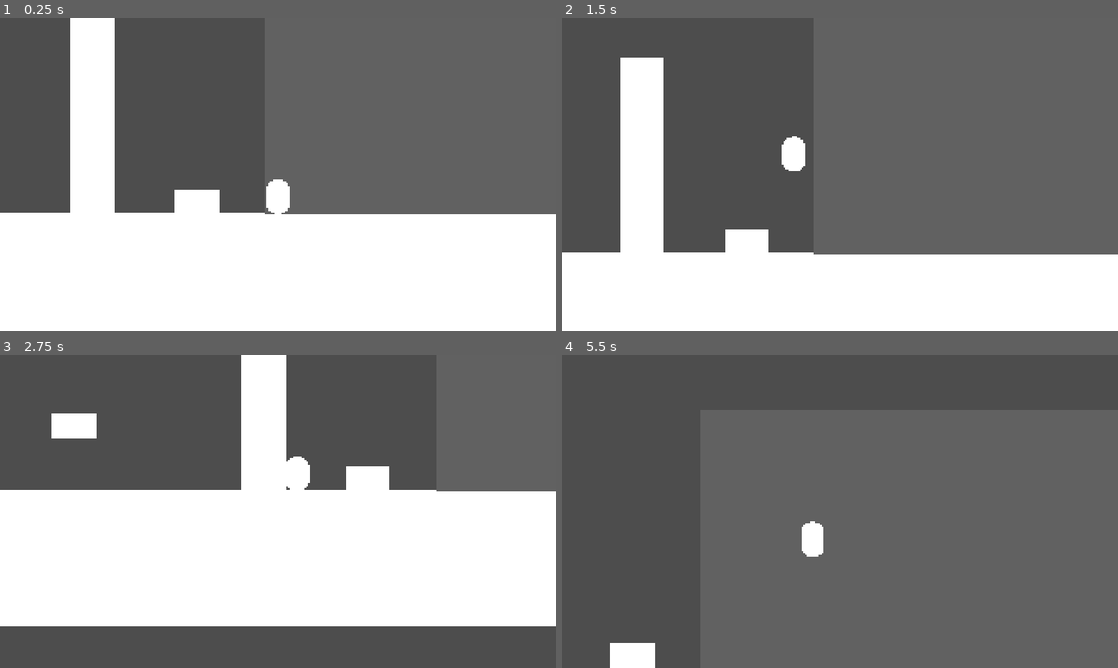
Above: before the commit, frames 1-4 (two rows, left to right).
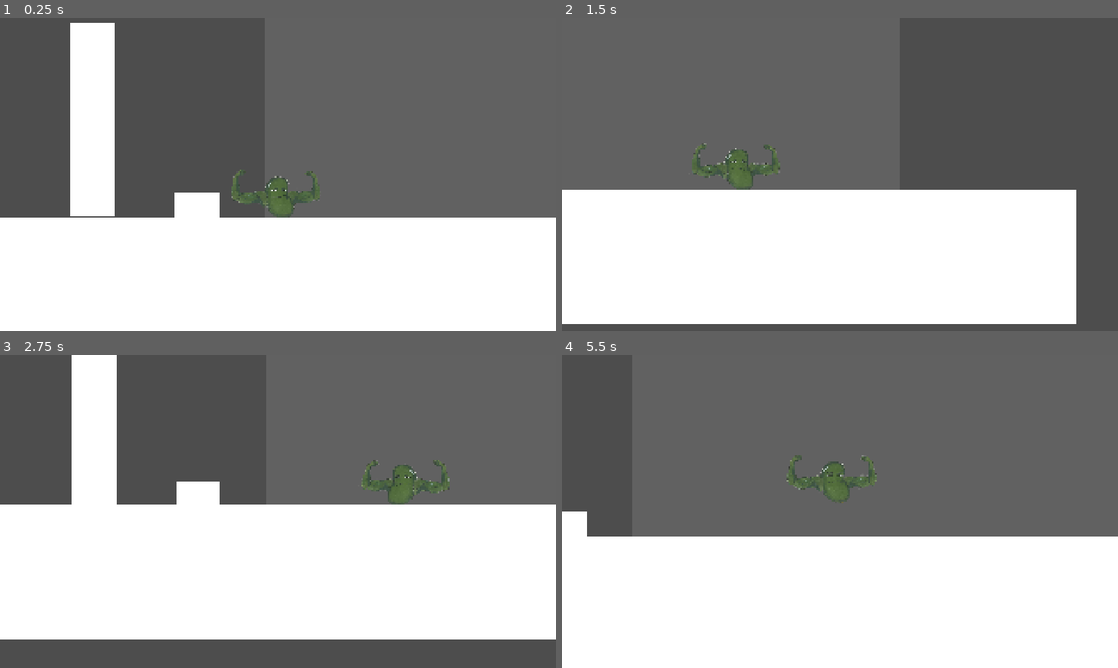
Above: after the commit, the same moments.

Repository: saifchima1/stupid-game
Game: Godot game, scene res://scenes/main.tscn
The game is run twice, just before and just after one commit, with the same random seed, the same clock (stepped at 60 frames per second) and the same inputs.
Inputs:
- Up to frame 1 (0.25 s): no input
- Up to frame 2 (1.5 s): tap Enter at 0.5 s; hold Space (jump) 0.53-1.28 s; hold D (right) from 0.53 s (still down); tap Tab (sprint) at 0.6 s; tap Space (jump) at 1.35 s
- Up to frame 3 (2.75 s): tap Space (jump) at 1.52, 1.82 s; tap Tab (sprint) at 1.55 s; release D (right) at 2.03 s; hold A (left) from 2.03 s (still down); hold Space (jump) from 2.03 s (still down); tap Shift (dash) at 2.1 s
- Up to frame 4 (5.5 s): release A (left) at 2.78 s; release Space (jump) at 2.78 s; hold D (right) 2.78-4.28 s; tap E (slow mo) at 2.85 s; tap Space (jump) at 3.02, 3.32, 4.52, 4.82 s; tap Tab (sprint) at 3.05, 3.6, 4.35 s; hold Space (jump) 3.53-4.28 s; hold A (left) 4.28-5.03 s; hold D (right) from 5.03 s (still down); hold Space (jump) from 5.03 s (still down)

The runs differ from the first frame. In frame 1, 2.2% of the frame differs, in the area x 0-100%, y 0-64%; in frame 2, 25%; in frame 3, 17%; in frame 4, 43%, in the area x 0-100%, y 32-100%.

Commit message:
started animating yay

Diff:
--- a/scenes/player.tscn
+++ b/scenes/player.tscn
@@ -1,38 +1,369 @@
 [gd_scene format=3 uid="uid://ewdentlanus4"]
 
 [ext_resource type="Script" uid="uid://dip5n4jrvo34p" path="res://scripts/player_main.gd" id="1_3vyb7"]
+[ext_resource type="Texture2D" uid="uid://c5ctmvpxi1kwf" path="res://images/body.png" id="2_g2els"]
+[ext_resource type="Texture2D" uid="uid://c1d6jcfy2yye5" path="res://images/arm.png" id="3_dqkch"]
+[ext_resource type="Texture2D" uid="uid://bswexvosnixv5" path="res://images/hand.png" id="4_qlg0r"]
+
+[sub_resource type="Animation" id="Animation_qlg0r"]
+resource_name = "RESET"
+length = 2.0333333
+loop_mode = 1
+tracks/0/type = "value"
+tracks/0/imported = false
+tracks/0/enabled = true
+tracks/0/path = NodePath("Skeleton2D/headbone:position")
+tracks/0/interp = 1
+tracks/0/loop_wrap = true
+tracks/0/keys = {
+"times": PackedFloat32Array(0, 2.03),
+"transitions": PackedFloat32Array(1, 1),
+"update": 0,
+"values": [Vector2(0, 0), Vector2(0, 0)]
+}
+tracks/1/type = "value"
+tracks/1/imported = false
+tracks/1/enabled = true
+tracks/1/path = NodePath("Skeleton2D/headbone/armrbone:position")
+tracks/1/interp = 1
+tracks/1/loop_wrap = true
+tracks/1/keys = {
+"times": PackedFloat32Array(0, 2.03),
+"transitions": PackedFloat32Array(1, 1),
+"update": 0,
+"values": [Vector2(12.683762, -14.426441), Vector2(12.683762, -14.426441)]
+}
+tracks/2/type = "value"
+tracks/2/imported = false
+tracks/2/enabled = true
+tracks/2/path = NodePath("Skeleton2D/headbone/armrbone/handrbone:position")
+tracks/2/interp = 1
+tracks/2/loop_wrap = true
+tracks/2/keys = {
+"times": PackedFloat32Array(0, 2.03),
+"transitions": PackedFloat32Array(1, 1),
+"update": 0,
+"values": [Vector2(2.0672138, -22.928726), Vector2(2.0672138, -22.928726)]
+}
+tracks/3/type = "value"
+tracks/3/imported = false
+tracks/3/enabled = true
+tracks/3/path = NodePath("Skeleton2D/headbone/armlbone:position")
+tracks/3/interp = 1
+tracks/3/loop_wrap = true
+tracks/3/keys = {
+"times": PackedFloat32Array(0, 2.03),
+"transitions": PackedFloat32Array(1, 1),
+"update": 0,
+"values": [Vector2(12.521494, 10.593025), Vector2(12.521494, 10.593025)]
+}
+tracks/4/type = "value"
+tracks/4/imported = false
+tracks/4/enabled = true
+tracks/4/path = NodePath("Skeleton2D/headbone/armlbone/handlbone:position")
+tracks/4/interp = 1
+tracks/4/loop_wrap = true
+tracks/4/keys = {
+"times": PackedFloat32Array(0, 2.03),
+"transitions": PackedFloat32Array(1, 1),
+"update": 0,
+"values": [Vector2(-2.0537708, 20.306824), Vector2(-2.0537708, 20.306824)]
+}
+tracks/5/type = "value"
+tracks/5/imported = false
+tracks/5/enabled = true
+tracks/5/path = NodePath("Skeleton2D/headbone/armlbone/handlbone:rotation")
+tracks/5/interp = 1
+tracks/5/loop_wrap = true
+tracks/5/keys = {
+"times": PackedFloat32Array(0, 1, 2.03),
+"transitions": PackedFloat32Array(1, -2, 1),
+"update": 0,
+"values": [0.0, -0.36647904, 0.0]
+}
+tracks/6/type = "value"
+tracks/6/imported = false
+tracks/6/enabled = true
+tracks/6/path = NodePath("Skeleton2D/headbone/armrbone:rotation")
+tracks/6/interp = 1
+tracks/6/loop_wrap = true
+tracks/6/keys = {
+"times": PackedFloat32Array(0, 1, 2.03),
+"transitions": PackedFloat32Array(1, -2, 1),
+"update": 0,
+"values": [0.0, -0.1934649, 0.0]
+}
+tracks/7/type = "value"
+tracks/7/imported = false
+tracks/7/enabled = true
+tracks/7/path = NodePath("Skeleton2D/headbone/armlbone:rotation")
+tracks/7/interp = 1
+tracks/7/loop_wrap = true
+tracks/7/keys = {
+"times": PackedFloat32Array(0, 1, 2.03),
+"transitions": PackedFloat32Array(1, -2, 1),
+"update": 0,
+"values": [0.0, 0.17371276, 0.0]
+}
+tracks/8/type = "value"
+tracks/8/imported = false
+tracks/8/enabled = true
+tracks/8/path = NodePath("Skeleton2D/headbone/armrbone/handrbone:rotation")
+tracks/8/interp = 1
+tracks/8/loop_wrap = true
+tracks/8/keys = {
+"times": PackedFloat32Array(0, 1, 2.03),
+"transitions": PackedFloat32Array(1, -2, 1),
+"update": 0,
+"values": [0.0, 0.41549075, 0.0]
+}
+tracks/9/type = "value"
+tracks/9/imported = false
+tracks/9/enabled = true
+tracks/9/path = NodePath("Skeleton2D/headbone/armrbone/handrbone:scale")
+tracks/9/interp = 1
+tracks/9/loop_wrap = true
+tracks/9/keys = {
+"times": PackedFloat32Array(0),
+"transitions": PackedFloat32Array(1),
+"update": 0,
+"values": [Vector2(1, 1)]
+}
+tracks/10/type = "value"
+tracks/10/imported = false
+tracks/10/enabled = true
+tracks/10/path = NodePath("Skeleton2D/headbone/armlbone:scale")
+tracks/10/interp = 1
+tracks/10/loop_wrap = true
+tracks/10/keys = {
+"times": PackedFloat32Array(0),
+"transitions": PackedFloat32Array(1),
+"update": 0,
+"values": [Vector2(1, 1)]
+}
+tracks/11/type = "value"
+tracks/11/imported = false
+tracks/11/enabled = true
+tracks/11/path = NodePath("Skeleton2D/headbone/armlbone/handlbone:scale")
+tracks/11/interp = 1
+tracks/11/loop_wrap = true
+tracks/11/keys = {
+"times": PackedFloat32Array(0),
+"transitions": PackedFloat32Array(1),
+"update": 0,
+"values": [Vector2(1, 1)]
+}
+tracks/12/type = "value"
+tracks/12/imported = false
+tracks/12/enabled = true
+tracks/12/path = NodePath("Skeleton2D/headbone/armrbone:scale")
+tracks/12/interp = 1
+tracks/12/loop_wrap = true
+tracks/12/keys = {
+"times": PackedFloat32Array(0),
+"transitions": PackedFloat32Array(1),
+"update": 0,
+"values": [Vector2(1, 1)]
+}
+
+[sub_resource type="Animation" id="Animation_tuyoq"]
+resource_name = "vault"
+length = 0.33333334
+tracks/0/type = "value"
+tracks/0/imported = false
+tracks/0/enabled = true
+tracks/0/path = NodePath("Skeleton2D/headbone/armlbone/handlbone:rotation")
+tracks/0/interp = 1
+tracks/0/loop_wrap = true
+tracks/0/keys = {
+"times": PackedFloat32Array(0, 0.13333334, 0.3),
+"transitions": PackedFloat32Array(1, 0.5, 1),
+"update": 0,
+"values": [-2.6829214, -3.512574, -1.904363]
+}
+tracks/1/type = "value"
+tracks/1/imported = false
+tracks/1/enabled = true
+tracks/1/path = NodePath("Skeleton2D/headbone/armlbone:rotation")
+tracks/1/interp = 1
+tracks/1/loop_wrap = true
+tracks/1/keys = {
+"times": PackedFloat32Array(0, 0.13333334, 0.3),
+"transitions": PackedFloat32Array(1, 0.5, 1),
+"update": 0,
+"values": [0.6702112, 1.2427404, 2.082993]
+}
+tracks/2/type = "value"
+tracks/2/imported = false
+tracks/2/enabled = true
+tracks/2/path = NodePath("Skeleton2D/headbone/armrbone/handrbone:rotation")
+tracks/2/interp = 1
+tracks/2/loop_wrap = true
+tracks/2/keys = {
+"times": PackedFloat32Array(0, 0.13333334, 0.3),
+"transitions": PackedFloat32Array(1, 0.5, 1),
+"update": 0,
+"values": [2.582065, 3.567772, 1.5374529]
+}
+tracks/3/type = "value"
+tracks/3/imported = false
+tracks/3/enabled = true
+tracks/3/path = NodePath("Skeleton2D/headbone/armrbone:rotation")
+tracks/3/interp = 1
+tracks/3/loop_wrap = true
+tracks/3/keys = {
+"times": PackedFloat32Array(0, 0.13333334, 0.3),
+"transitions": PackedFloat32Array(1, 0.5, 1),
+"update": 0,
+"values": [-2.509183, -1.9753579000000001, -1.0216229]
+}
+tracks/4/type = "value"
+tracks/4/imported = false
+tracks/4/enabled = true
+tracks/4/path = NodePath("Skeleton2D/headbone/armlbone/handlbone:scale")
+tracks/4/interp = 1
+tracks/4/loop_wrap = true
+tracks/4/keys = {
+"times": PackedFloat32Array(0),
+"transitions": PackedFloat32Array(1),
+"update": 0,
+"values": [Vector2(-1, 1)]
+}
+tracks/5/type = "value"
+tracks/5/imported = false
+tracks/5/enabled = true
+tracks/5/path = NodePath("Skeleton2D/headbone/armlbone:scale")
+tracks/5/interp = 1
+tracks/5/loop_wrap = true
+tracks/5/keys = {
+"times": PackedFloat32Array(0),
+"transitions": PackedFloat32Array(1),
+"update": 0,
+"values": [Vector2(1, 1)]
+}
+tracks/6/type = "value"
+tracks/6/imported = false
+tracks/6/enabled = true
+tracks/6/path = NodePath("Skeleton2D/headbone/armrbone/handrbone:scale")
+tracks/6/interp = 1
+tracks/6/loop_wrap = true
+tracks/6/keys = {
+"times": PackedFloat32Array(0),
+"transitions": PackedFloat32Array(1),
+"update": 0,
+"values": [Vector2(-1, 1)]
+}
+tracks/7/type = "value"
+tracks/7/imported = false
+tracks/7/enabled = true
+tracks/7/path = NodePath("Skeleton2D/headbone/armrbone:scale")
+tracks/7/interp = 1
+tracks/7/loop_wrap = true
+tracks/7/keys = {
+"times": PackedFloat32Array(0),
+"transitions": PackedFloat32Array(1),
+"update": 0,
+"values": [Vector2(-1, 1)]
+}
+
+[sub_resource type="AnimationLibrary" id="AnimationLibrary_tuyoq"]
+_data = {
+&"RESET": SubResource("Animation_qlg0r"),
+&"vault": SubResource("Animation_tuyoq")
+}
 
 [sub_resource type="CapsuleShape2D" id="CapsuleShape2D_30y18"]
-
-[sub_resource type="CapsuleMesh" id="CapsuleMesh_30y18"]
+radius = 8.62068
 
 [sub_resource type="CircleShape2D" id="CircleShape2D_sh6rx"]
 
 [node name="player" type="CharacterBody2D" unique_id=1756137902]
 script = ExtResource("1_3vyb7")
 
+[node name="rootsprite" type="Sprite2D" parent="." unique_id=1154023617]
+
+[node name="Skeleton2D" type="Skeleton2D" parent="rootsprite" unique_id=1020659713]
+position = Vector2(2, 12)
+
+[node name="headbone" type="Bone2D" parent="rootsprite/Skeleton2D" unique_id=495197110]
+rotation = -1.6172606
+rest = Transform2D(-0.04644753, -0.99892074, 0.99892074, -0.04644753, 0, 0)
+
+[node name="head" type="Sprite2D" parent="rootsprite/Skeleton2D/headbone" unique_id=134284373]
+z_index = 5
+position = Vector2(9.036735, -0.58089495)
+rotation = 1.6172606
+scale = Vector2(0.06796875, 0.06388889)
+texture = ExtResource("2_g2els")
+
+[node name="armrbone" type="Bone2D" parent="rootsprite/Skeleton2D/headbone" unique_id=187589880]
+position = Vector2(12.683762, -14.426441)
+rest = Transform2D(0.9996206, -0.027540352, 0.027540352, 0.9996206, 12.683762, -14.426441)
+
+[node name="armr" type="Sprite2D" parent="rootsprite/Skeleton2D/headbone/armrbone" unique_id=151391301]
+z_index = 11
+position = Vector2(1.5562911, -11.940599)
+rotation = 1.8575501
+scale = Vector2(0.026379693, 0.02313831)
+texture = ExtResource("3_dqkch")
+
+[node name="handrbone" type="Bone2D" parent="rootsprite/Skeleton2D/headbone/armrbone" unique_id=57599140]
+position = Vector2(2.0672138, -22.928726)
+rest = Transform2D(0.998251, 0.059119448, -0.059119448, 0.998251, 2.0672138, -22.928726)
+
+[node name="handr" type="Sprite2D" parent="rootsprite/Skeleton2D/headbone/armrbone/handrbone" unique_id=318836002]
+z_index = 12
+position = Vector2(11.801257, 4.553052)
+rotation = 0.98738617
+scale = Vector2(0.028200835, 0.028443731)
+texture = ExtResource("4_qlg0r")
+
+[node name="armlbone" type="Bone2D" parent="rootsprite/Skeleton2D/headbone" unique_id=1651511405]
+position = Vector2(12.521494, 10.593025)
+rest = Transform2D(0.99969417, 0.02472918, -0.02472918, 0.99969417, 12.521494, 10.593025)
+
+[node name="arml" type="Sprite2D" parent="rootsprite/Skeleton2D/headbone/armlbone" unique_id=46687115]
+z_index = 1
+position = Vector2(0.48799753, 11.034576)
+rotation = 1.2543144
+scale = Vector2(-0.026, 0.023)
+texture = ExtResource("3_dqkch")
+
+[node name="handlbone" type="Bone2D" parent="rootsprite/Skeleton2D/headbone/armlbone" unique_id=561750108]
+position = Vector2(-2.0537708, 20.306824)
+rest = Transform2D(0.9986393, -0.05215241, 0.05215241, 0.9986393, -2.0537708, 20.306824)
+
+[node name="handl" type="Sprite2D" parent="rootsprite/Skeleton2D/headbone/armlbone/handlbone" unique_id=978682411]
+z_index = 11
+position = Vector2(12.298737, -3.8131728)
+rotation = 2.2109919
+scale = Vector2(-0.028, 0.028)
+texture = ExtResource("4_qlg0r")
+
+[node name="AnimationPlayer" type="AnimationPlayer" parent="rootsprite" unique_id=829428115]
+libraries/ = SubResource("AnimationLibrary_tuyoq")
+
 [node name="CollisionShape2D" type="CollisionShape2D" parent="." unique_id=188594936]
+z_index = 10
+position = Vector2(2, 1)
+scale = Vector2(1.3634704, 1.160776)
+shape = SubResource("CapsuleShape2D_30y18")
+
+[node name="ShapeCast2D" type="ShapeCast2D" parent="." unique_id=1435842883]
+position = Vector2(25, 0.99999994)
+scale = Vector2(1.25, 1.25)
+shape = SubResource("CircleShape2D_sh6rx")
+target_position = Vector2(23, 0)
+collide_with_areas = true
+collide_with_bodies = false
+
+[node name="player_detector2d" type="Area2D" parent="." unique_id=1363513443]
+
+[node name="CollisionShape2D" type="CollisionShape2D" parent="player_detector2d" unique_id=1894236924]
+position = Vector2(2, 0.99999994)
+scale = Vector2(1.4799995, 1.2800002)
 shape = SubResource("CapsuleShape2D_30y18")
 debug_color = Color(0.7592521, 0.7581912, 0.7552986, 1)
 
-[node name="MeshInstance2D" type="MeshInstance2D" parent="." unique_id=59216376]
-z_index = 5
-position = Vector2(8.881784e-16, 2.7105054e-20)
-scale = Vector2(19.625, 15.000003)
-mesh = SubResource("CapsuleMesh_30y18")
-
-[node name="ShapeCast2D" type="ShapeCast2D" parent="." unique_id=1435842883]
-position = Vector2(-20, 0)
-shape = SubResource("CircleShape2D_sh6rx")
-target_position = Vector2(-16, 0)
-collide_with_areas = true
-collide_with_bodies = false
-
-[node name="player_detector2d" type="Area2D" parent="." unique_id=1363513443]
-
-[node name="CollisionShape2D" type="CollisionShape2D" parent="player_detector2d" unique_id=1894236924]
-shape = SubResource("CapsuleShape2D_30y18")
-debug_color = Color(0.7592521, 0.7581912, 0.7552986, 1)
-
 [connection signal="area_entered" from="player_detector2d" to="." method="touched_wall"]
 [connection signal="area_exited" from="player_detector2d" to="." method="exited_wall"]
--- a/scripts/player_main.gd
+++ b/scripts/player_main.gd
@@ -5,14 +5,18 @@
 const SPEED_DEPT = 35
 const AIR_DEPT = 2.5
 const JUMP_VELOCITY = -400
-var acceleration = 25
-var gravity: Vector2
+const BASE_ACCELERATION = 25.0
+var acceleration = BASE_ACCELERATION
+var BASE_GRAVITY: Vector2
+var gravity:Vector2
 
 var standmesh: float
 var standcoll: float
+var standsp: float
 
 var crouchmesh: float
 var crouchcoll: float
+var crouchsp: float
 var slidedash_time:float = 0
 
 const CROUCH_SCALE = 1.35
@@ -26,7 +30,7 @@
 var dashing_left = 1
 var isdashing = false
 
-const WALLRUN_DOWNRES: float = 1.075
+const WALLRUN_DOWNRES: float = 2
 var canwallrun = false
 var iswallrunning = false
 var wallrunning_left = 1
@@ -36,7 +40,7 @@
 const WALLKICK_DURATION = 0.2
 const WALLKICK_SPEED = 450
 
-const VAULTING_DURATION= 0.2
+const VAULTING_DURATION= 0.35
 var vaulttime = 0.0
 var vaultdir = Vector2.ZERO
 var canvault = false
@@ -50,19 +54,24 @@
 var slowmo_cd = 0.0
 var isslowmo = false
 
+@onready var animation_player: AnimationPlayer = $rootsprite/AnimationPlayer
 @onready var player: CharacterBody2D = $"."
+
 var Delta = 0.0
 
 var initialize = true
+
+var obstacle: StaticBody2D
 
 func _physics_process(delta: float) -> void:
 	if initialize:
+		gravity = get_gravity()
 		Delta = delta
 		initialize = false
-		standmesh = $"MeshInstance2D".scale.y
 		standcoll = $"CollisionShape2D".scale.y
-		crouchmesh = $"MeshInstance2D".scale.y/ CROUCH_SCALE
 		crouchcoll = $"CollisionShape2D".scale.y/ CROUCH_SCALE
+		standsp = $"rootsprite/Skeleton2D/headbone/head".scale.y
+		crouchsp = $"rootsprite/Skeleton2D/headbone/head".scale.y/ CROUCH_SCALE
 
 	if raycast.is_colliding() && raycast.get_collider(0).is_in_group("vault"):
 		canvault = true
@@ -70,6 +79,13 @@
 		canvault = false
 
 	# Add the gravity.
+
+	#wallgrip
+	if is_on_wall() && not canwallrun:
+		gravity = get_gravity()/3.5
+	else:
+		gravity = get_gravity()
+
 	if not is_on_floor():
 		velocity += gravity * delta
 	else:
@@ -79,9 +95,12 @@
 
 #vaulting handle
 	if not vaultcd && canvault && Input.is_action_just_pressed("jump"):
+		obstacle = raycast.get_collider(0).get_parent()
+		obstacle.set_collision_layer_value(1,false)
+		animation_player.play("vault")
 		vaultcd = true
 		vaulttime = VAULTING_DURATION
-		var front = -cos(raycast.rotation)*(abs(velocity.x)+100)
+		var front = cos(raycast.rotation)*(abs(velocity.x)+100)
 		vaultdir = Vector2(front, JUMP_VELOCITY/2.75)
 	if vaulttime > 0.0:
 		vaulttime -= delta
@@ -90,7 +109,9 @@
 		move_and_slide()
 		return
 	elif vaulttime <= 0.0 && vaultcd:
+		animation_player.play("RESET")
 		vaultcd = false
+		obstacle.set_collision_layer_value(1,true)
 		if Input.is_action_pressed("jump"):
 			slidedash_init(velocity.x,true)
 			move_and_slide()
@@ -109,11 +130,11 @@
 
 	# handle crouch
 	if Input.is_action_just_pressed("down"):
-		$MeshInstance2D.scale.y = crouchmesh
 		$CollisionShape2D.scale.y = crouchcoll
+		$"rootsprite/Skeleton2D/headbone/head".scale.y = crouchsp
 	if Input.is_action_just_released("down"):
-		$MeshInstance2D.scale.y = standmesh
 		$CollisionShape2D.scale.y = standcoll
+		$"rootsprite/Skeleton2D/headbone/head".scale.y = standsp
 	#sliding handling
 	if Input.is_action_pressed("down") && velocity.x != 0:
 		if  is_on_floor():
@@ -157,17 +178,19 @@
 			acceleration *= 1.25
 		else:
 			maxspeed = MAXSPEED
-			acceleration /= 1.25
+			acceleration = BASE_ACCELERATION
 
 	#walking
 	if direction:
 		var move = direction * acceleration
 		if direction >= 0:
+			player.get_node("rootsprite").scale.x = 1
+			raycast.rotation_degrees = 0
+			raycast.position.x = 25
+		else:
+			player.get_node("rootsprite").scale.x = -1
 			raycast.rotation_degrees = 180
-			raycast.position.x = player.get_node("CollisionShape2D").shape.radius + 10
-		else:
-			raycast.rotation_degrees = 0
-			raycast.position.x = -player.get_node("CollisionShape2D").shape.radius - 10
+			raycast.position.x = -25
 		if not is_on_floor():
 			move /= 1.75
 		if abs(velocity.x) < maxspeed || abs(velocity.x + move) < abs(velocity.x):
@@ -175,6 +198,7 @@
 				velocity.x = move_toward(velocity.x,0,SPEED_DEPT)
 			velocity.x += move
 	else:
+		animation_player.play("RESET")
 		if is_on_floor():
 			velocity.x = move_toward(velocity.x,0,SPEED_DEPT)
 		else:
Binary file added: images/arm.png
Not shown, added: images/arm.png.import
Binary file added: images/body.png
Not shown, added: images/body.png.import
Binary file added: images/foot.png
Not shown, added: images/foot.png.import
Binary file added: images/hand.png
Not shown, added: images/hand.png.import
Binary file added: images/leg.png
Not shown, added: images/leg.png.import
